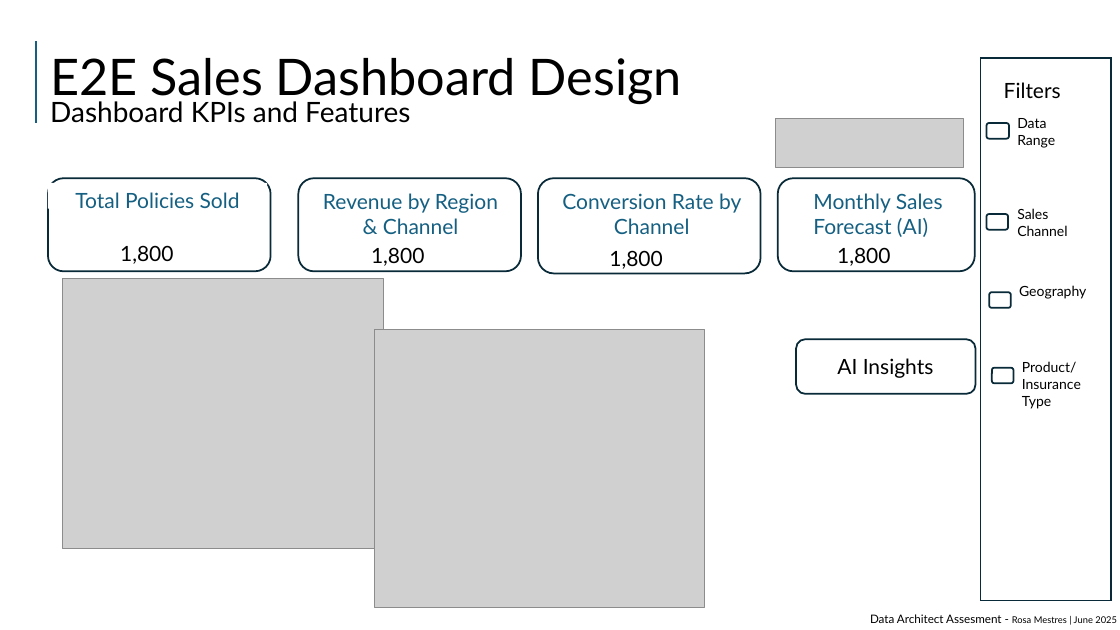
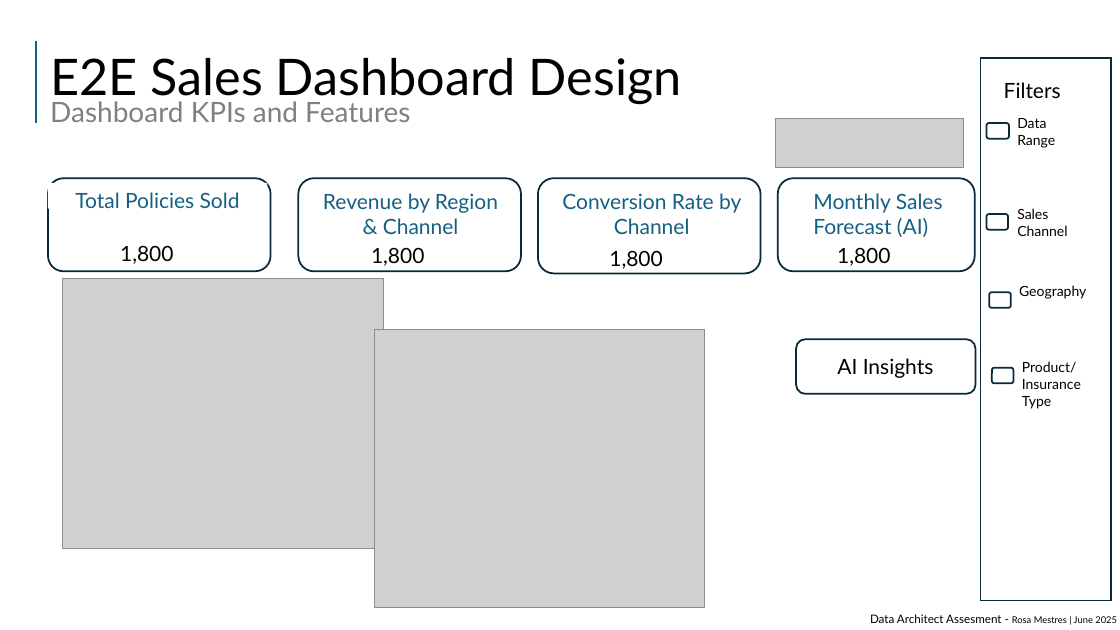
Before and after one commit to rmhuoc/etl_assesment, a slide deck: slide 11 of PyETL/ppt/data_architect_assesment_v1_copy.pptx (slide 9 before the commit). Drawn at 1120x630 pixels with LibreOffice and Linux fonts; fonts in the diff are those of the drawing; grey boxes stand for pictures. Boxes give left, top, right and bottom in pixels: in the first picture for what was removed or moved away, otherwise in the second. Text is boxed around its words. In the diff, an @@ line names an element or a change of style, - is before the commit and + after.

```diff
--- a/PyETL/ppt/data_architect_assesment_v1_copy.pptx
+++ b/PyETL/ppt/data_architect_assesment_v1_copy.pptx
@@ text "E2E Sales Dashboard Design Dashboard ..." at (50,58,682,122): text colour #000000 to #808080 in "Dashboard KPIs and Features" @@
```
Also in this commit, not shown: 7 other slides changed, 2 slides added, 1 other file.
